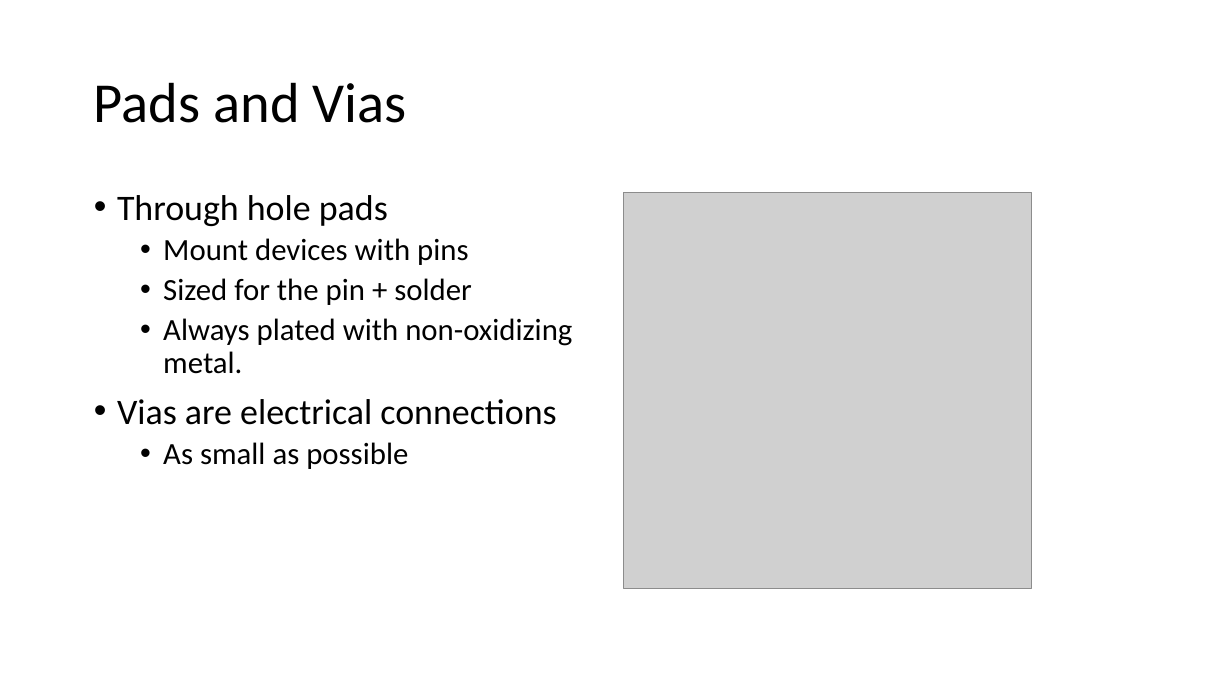
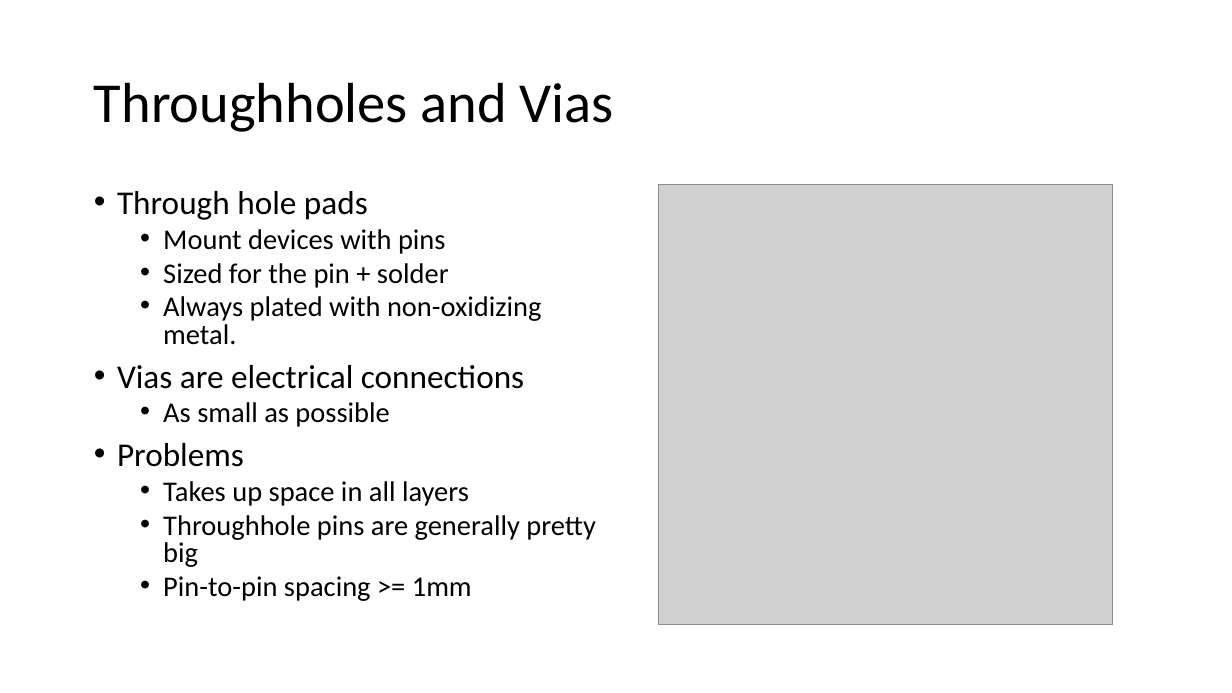
Before and after one commit to NVSL/QuadClass-Resources, a slide deck: slide 9 of labs/Introduction-To-Eagle/Introduction-To-Eagle.pptx. Drawn at 1232x693 pixels with LibreOffice and Linux fonts; fonts in the diff are those of the drawing; grey boxes stand for pictures. Boxes give left, top, right and bottom in pixels: in the first picture for what was removed or moved away, otherwise in the second. Text is boxed around its words. In the diff, an @@ line names an element or a change of style, - is before the commit and + after.

Commit message:
updates through out labs

```diff
--- a/labs/Introduction-To-Eagle/Introduction-To-Eagle.pptx
+++ b/labs/Introduction-To-Eagle/Introduction-To-Eagle.pptx
@@ title at bbox=[94, 82, 614, 132]: text changed @@
-Pads and Vias
+Throughholes and Vias
@@ text at bbox=[117, 191, 542, 427]: size 28 to 25.9 pt in "Through hole pads", "Vias are electrical connections"; size 24 to 22.2 pt in "Mount devices with pins", "Sized for the pin + solder", "Always plated with non-oxidizing metal.", "As small as possible"; line spacing 0.9 to 0.8 @@
@@ picture: place and size @@
-picture at bbox=[624, 192, 1032, 588]
+picture at bbox=[659, 185, 1113, 625]
@@ text at bbox=[117, 443, 595, 601]: paragraphs added @@
+• Problems
+  • Takes up space in all layers
+  • Throughhole pins are generally pretty big
+  • Pin-to-pin spacing >= 1mm
```
Also in this commit, not shown: 11 other slides changed, 1 slide added, 9 other files.
